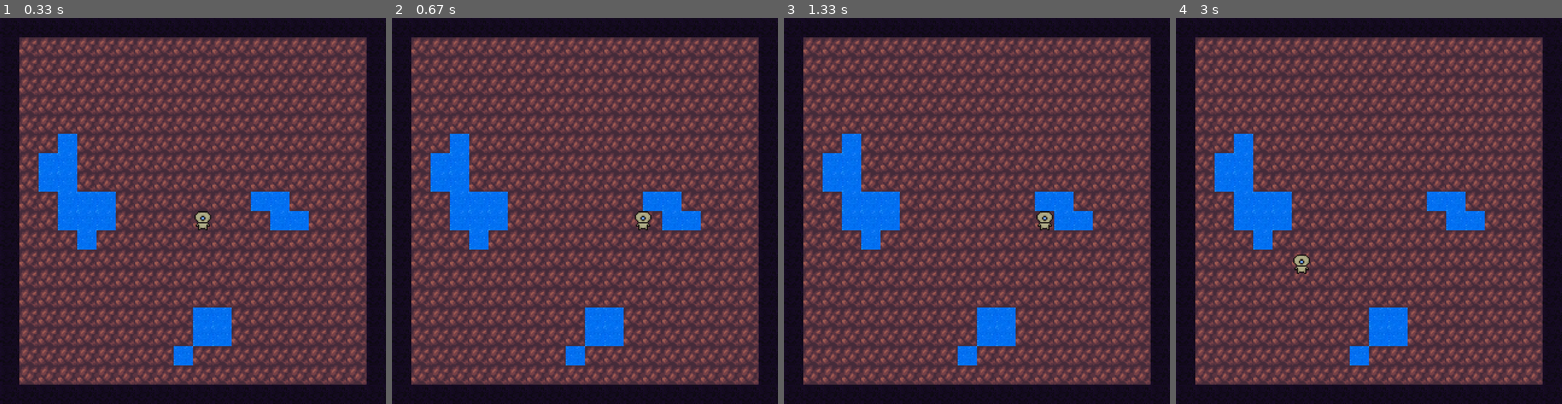
Above: before the commit, frames 1-4 (left to right).
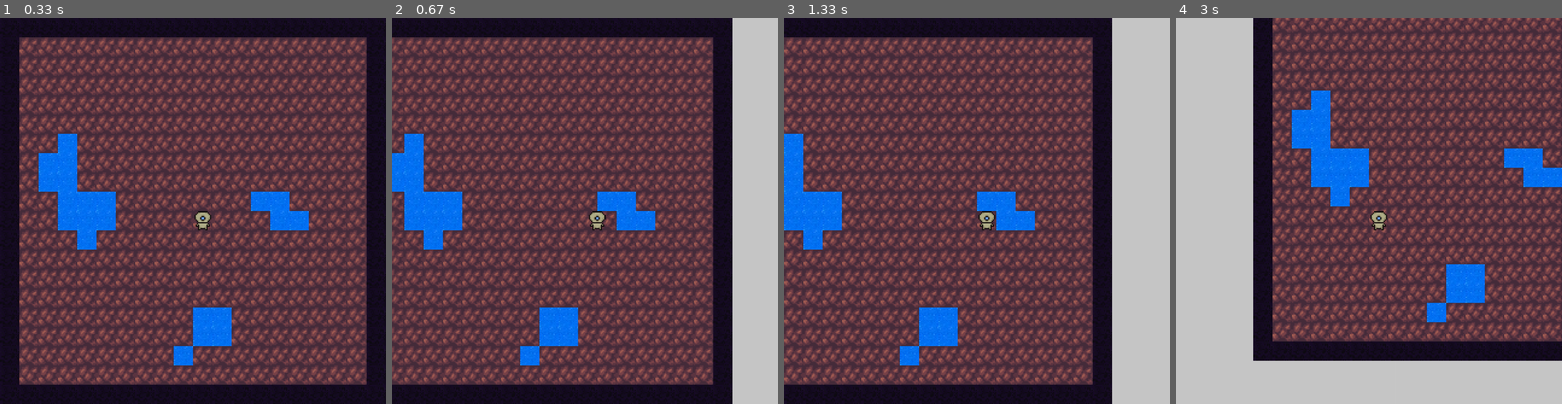
Above: after the commit, the same moments.

Repository: matswinkels/PYGAME-Project-Undergrounder
Game: pygame game, started from main.py
Same seed, same stepped clock (60 frames per second), same inputs: the game is played once before the commit and once after it.
Inputs:
- Up to frame 1 (0.33 s): no input
- Up to frame 2 (0.67 s): hold Right from 0.33 s (still down)
- Up to frame 3 (1.33 s): release Right at 0.8 s; hold Up 0.83-1.13 s
- Up to frame 4 (3 s): hold Left 1.67-2.2 s; hold Down 2.23-2.53 s; hold Left 2.57-2.97 s

Frame 1 is identical in both runs. In frame 2, 57% of the frame differs, in the area x 0-100%, y 0-100%; in frame 3, 33%; in frame 4, 76%.

Commit message:
basic camera functionality

Diff:
--- a/main.py
+++ b/main.py
@@ -1,5 +1,5 @@
 import pygame, sys, os
-from pygame.locals import *
+from load_map import load_map
 
 texture_stone = pygame.image.load('img/stone.png')
 texture_dirt = pygame.image.load('img/dirt.png')
@@ -8,31 +8,13 @@
 texture_barrier = pygame.image.load('img/barrier.png')
 pygame.display.set_caption("Undergrounder")
 
+game_map = load_map('maps/map1')
+
 WINDOW_SIZE = (1000, 1000)
 TILE_SIZE = 16
 SURFACE_SIZE = (320, 320)
 impassable_blocks = []
 
-game_map = [['3','3','3','3','3','3','3','3','3','3','3','3','3','3','3','3','3','3','3','3'],
-            ['3','1','1','1','1','1','1','1','1','1','1','1','1','1','1','1','1','1','1','3'],
-            ['3','1','1','1','1','1','1','1','1','1','1','1','1','1','1','1','1','1','1','3'],
-            ['3','1','1','1','1','1','1','1','1','1','1','1','1','1','1','1','1','1','1','3'],
-            ['3','1','1','1','1','1','1','1','1','1','1','1','1','1','1','1','1','1','1','3'],
-            ['3','1','1','1','1','1','1','1','1','1','1','1','1','1','1','1','1','1','1','3'],
-            ['3','1','1','2','1','1','1','1','1','1','1','1','1','1','1','1','1','1','1','3'],
-            ['3','1','2','2','1','1','1','1','1','1','1','1','1','1','1','1','1','1','1','3'],
-            ['3','1','2','2','1','1','1','1','1','1','1','1','1','1','1','1','1','1','1','3'],
-            ['3','1','1','2','2','2','1','1','1','1','1','1','1','2','2','1','1','1','1','3'],
-            ['3','1','1','2','2','2','1','1','1','1','1','1','1','1','2','2','1','1','1','3'],
-            ['3','1','1','1','2','1','1','1','1','1','1','1','1','1','1','1','1','1','1','3'],
-            ['3','1','1','1','1','1','1','1','1','1','1','1','1','1','1','1','1','1','1','3'],
-            ['3','1','1','1','1','1','1','1','1','1','1','1','1','1','1','1','1','1','1','3'],
-            ['3','1','1','1','1','1','1','1','1','1','1','1','1','1','1','1','1','1','1','3'],
-            ['3','1','1','1','1','1','1','1','1','1','2','2','1','1','1','1','1','1','1','3'],
-            ['3','1','1','1','1','1','1','1','1','1','2','2','1','1','1','1','1','1','1','3'],
-            ['3','1','1','1','1','1','1','1','1','2','1','1','1','1','1','1','1','1','1','3'],
-            ['3','1','1','1','1','1','1','1','1','1','1','1','1','1','1','1','1','1','1','3'],
-            ['3','3','3','3','3','3','3','3','3','3','3','3','3','3','3','3','3','3','3','3']]
 
 class Player(object):
     """Player class"""
@@ -75,6 +57,8 @@
         self.display = None
         self.background_color = (200,200,200)
         self.clock = pygame.time.Clock()
+        self.camera_x = 0
+        self.camera_y = 0
 
     def app_init(self):
         '''initialize all PyGame modules, create main display and
@@ -109,8 +93,8 @@
     def render_texture(self, texture_name, x, y):
         """render single texture for app_render_map func"""
         self.display.blit(texture_name, (
-                        x * TILE_SIZE,
-                        y * TILE_SIZE
+                        x * TILE_SIZE - self.camera_x,
+                        y * TILE_SIZE - self.camera_y
                     ))
 
     def app_render_map(self):
@@ -139,6 +123,11 @@
                 map_x += 1
             map_y += 1
 
+    def update_camera_position(self, player):
+        '''update camera when moving with a character'''
+        self.camera_x += (player.rect.x - self.camera_x - int(SURFACE_SIZE[0] / 2))
+        self.camera_y += (player.rect.y - self.camera_y - int(SURFACE_SIZE[1] / 2))
+
     def app_cleanup(self):
         '''quits all PyGame modules'''
         pygame.quit()
@@ -154,17 +143,19 @@
 
 
         while (self.running):
+
             self.display.fill(self.background_color)
+            self.update_camera_position(player)
             self.app_event(player)
             self.app_render_map()
-            self.display.blit(texture_character, (player.rect.x, player.rect.y))
+            self.display.blit(texture_character, (player.rect.x - self.camera_x, player.rect.y - self.camera_y))
 
             surf = pygame.transform.scale(
                 self.display,
                 WINDOW_SIZE
             )
             self.screen.blit(surf, (0,0))
-            pygame.display.update()
+            pygame.display.flip()
             self.clock.tick(60)
 
 
